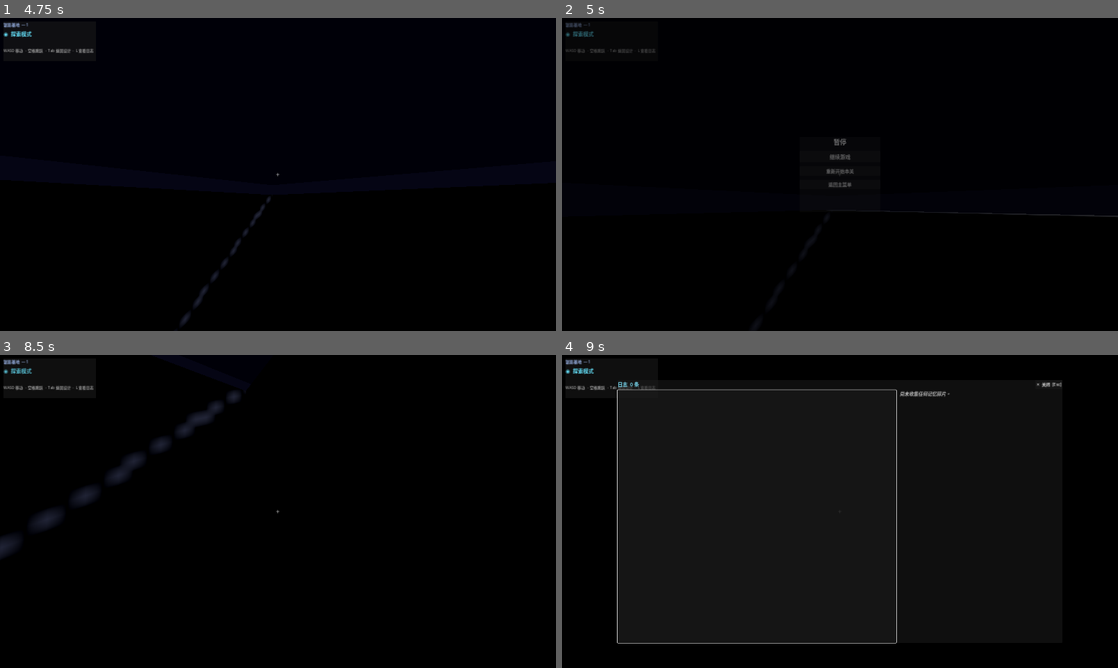
Above: before the commit, frames 1-4 (two rows, left to right).
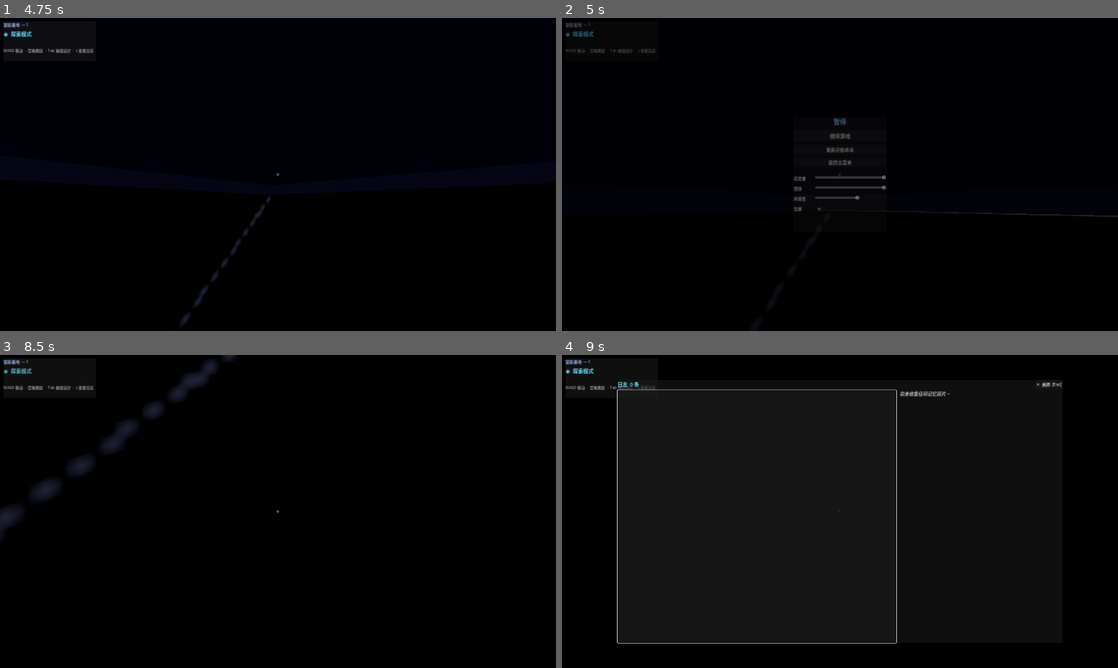
Above: after the commit, the same moments.

Repository: kanayuki/Mirror-Cosmos
Game: Godot game, scene res://scenes/ui/main_menu.tscn
The game is run twice, just before and just after one commit, with the same random seed, the same clock (stepped at 60 frames per second) and the same inputs.
Inputs (mouse positions are in pixels of both pictures, inside the frame that each line leads up to):
- Up to frame 1 (4.75 s): move the mouse to (400, 158) at 0.52 s; hold D (move_right) 0.53-1.25 s; hold L (open_log) 0.53-1.25 s; click (400, 158) at 0.67 s; tap Space (jump) at 0.77, 2.27, 3.77, 4.52 s; click "新游戏" at 1.25 s; tap Enter at 2 s; move the mouse to (166, 190) at 2.02 s; hold S (move_back) 2.03-2.78 s; tap Tab (switch_mode) at 2.1, 3.6 s; click (166, 190) at 2.17 s; move the mouse to (289, 168) at 2.77 s; hold L (open_log) 2.78-3.53 s; hold W (move_forward) from 2.78 s (still down); click (289, 168) at 2.92 s; move the mouse to (272, 180) at 3.52 s; click (272, 180) at 3.67 s; move the mouse to (316, 177) at 4.27 s; hold L (open_log) from 4.28 s (still down); click (316, 177) at 4.42 s
- Up to frame 2 (5 s): keep holding W (move_forward); keep holding L (open_log); tap Escape (ui_cancel) at 4.9 s
- Up to frame 3 (8.5 s): release W (move_forward) at 5 s; release L (open_log) at 5 s; click "继续游戏" at 5 s; move the mouse to (233, 508) at 5.77 s; hold W (move_forward) 5.78-6.53 s; tap Tab (switch_mode) at 5.85, 8.1 s; click (233, 508) at 5.92 s; tap Space (jump) at 6.02, 8, 8.27 s; move the mouse to (305, 511) at 6.52 s; hold S (move_back) 6.53-7.25 s; hold L (open_log) 6.53-7.25 s; click (305, 511) at 6.67 s; click "✕ 关闭 [Esc]" at 7.25 s; move the mouse to (194, 433) at 8.02 s; hold D (move_right) from 8.03 s (still down); click (194, 433) at 8.17 s
- Up to frame 4 (9 s): move the mouse to (867, 511) at 8.77 s; release D (move_right) at 8.78 s; hold W (move_forward) from 8.78 s (still down); hold L (open_log) from 8.78 s (still down); click (867, 511) at 8.92 s

Frame 1 is identical in both runs. In frame 2, 0.7% of the frame differs, in the area x 41-59%, y 32-62%; in frame 3, 2.7%, in the area x 0-44%, y 0-65%; in frame 4, nothing differs.

Commit message:
Code review fixes + Phase 4: audio infrastructure and settings
Review fixes:
- hud.gd: guard _refresh() call after await in _on_puzzle_solved with
  is_inside_tree() — prevents crash if scene freed during the 2.2s wait
- placement_system.gd: connect mode_changed → _hide_ghost() so ghost is
  hidden immediately on Tab switch, not deferred to the next mouse event

AudioManager autoload (new):
- Creates SFX and Ambient buses at runtime (no editor bus layout needed)
- 4-player SFX pool: finds a free slot, falls back to interrupting oldest
- Ambient looped via finished signal reconnect
- Silently skips missing .ogg files — safe to ship without audio assets
- Wires to GameManager/LogManager signals: mirror_placed, mirror_removed,
  mirror_rotated, puzzle_solved, mode_changed, level_loaded, log_collected

SettingsManager autoload (new):
- Persists master/sfx/ambient volumes + fullscreen to user://settings.json
- Loaded and applied on _ready(); audio applied via call_deferred to ensure
  AudioManager is initialised first
- Public setters (set_master_volume etc.) delegate to AudioManager

pause_menu.tscn / pause_menu.gd:
- Added volume sliders (master, sfx, ambient) + fullscreen CheckButton
- Sliders initialised from SettingsManager on open; changes applied in
  real time via value_changed; saved on _close() and _on_main_menu()

audio/sfx/README.md + audio/ambient/README.md:
- Documents expected filenames, formats, and LUFS targets for audio artist

https://claude.ai/code/session_01Rmf1hiRayPGCpekRyBLCcc

Diff:
--- /dev/null
+++ b/autoload/audio_manager.gd
@@ -0,0 +1,100 @@
+## AudioManager — Autoload singleton for all in-game audio.
+##
+## SFX pool: 4 concurrent AudioStreamPlayers on the "SFX" bus.
+## Ambient: one looping player on the "Ambient" bus.
+##
+## Audio files live in res://audio/sfx/ and res://audio/ambient/.
+## If a file is missing the call is silently ignored — safe to ship
+## without audio assets and drop them in later.
+extends Node
+
+const SFX_POOL_SIZE := 4
+
+const SFX_PATHS: Dictionary = {
+	"mirror_place":       "res://audio/sfx/mirror_place.ogg",
+	"mirror_remove":      "res://audio/sfx/mirror_remove.ogg",
+	"mirror_rotate":      "res://audio/sfx/mirror_rotate.ogg",
+	"beam_solved":        "res://audio/sfx/beam_solved.ogg",
+	"fragment_collect":   "res://audio/sfx/fragment_collect.ogg",
+	"mode_switch":        "res://audio/sfx/mode_switch.ogg",
+	"ui_click":           "res://audio/sfx/ui_click.ogg",
+	"level_complete":     "res://audio/sfx/level_complete.ogg",
+}
+
+const AMBIENT_PATH := "res://audio/ambient/space_ambient.ogg"
+
+var _sfx_pool:      Array[AudioStreamPlayer] = []
+var _ambient:       AudioStreamPlayer        = null
+var _sfx_cache:     Dictionary               = {}  # key → AudioStream
+
+func _ready() -> void:
+	_ensure_buses()
+	_preload_sfx()
+	_setup_players()
+	_connect_signals()
+
+# ── Setup ──────────────────────────────────────────────────────────────────
+func _ensure_buses() -> void:
+	for bus_name: String in ["SFX", "Ambient"]:
+		if AudioServer.get_bus_index(bus_name) == -1:
+			AudioServer.add_bus()
+			var idx := AudioServer.bus_count - 1
+			AudioServer.set_bus_name(idx, bus_name)
+			AudioServer.set_bus_send(idx, "Master")
+
+func _preload_sfx() -> void:
+	for key: String in SFX_PATHS:
+		var path: String = SFX_PATHS[key]
+		if ResourceLoader.exists(path):
+			_sfx_cache[key] = ResourceLoader.load(path)
+
+func _setup_players() -> void:
+	# SFX pool
+	for _i in SFX_POOL_SIZE:
+		var p := AudioStreamPlayer.new()
+		p.bus = "SFX"
+		add_child(p)
+		_sfx_pool.append(p)
+
+	# Ambient loop
+	_ambient = AudioStreamPlayer.new()
+	_ambient.bus = "Ambient"
+	_ambient.volume_db = -6.0
+	add_child(_ambient)
+	if ResourceLoader.exists(AMBIENT_PATH):
+		_ambient.stream = ResourceLoader.load(AMBIENT_PATH)
+		_ambient.finished.connect(_ambient.play)  # loop manually
+		_ambient.play()
+
+func _connect_signals() -> void:
+	GameManager.mirror_placed.connect(func(_d):  play_sfx("mirror_place"))
+	GameManager.mirror_removed.connect(func(_p): play_sfx("mirror_remove"))
+	GameManager.mirror_rotated.connect(func(_d): play_sfx("mirror_rotate"))
+	GameManager.puzzle_solved.connect(func():    play_sfx("beam_solved"))
+	GameManager.mode_changed.connect(func(_m):   play_sfx("mode_switch"))
+	GameManager.level_loaded.connect(func(_d):   play_sfx("level_complete"))
+	LogManager.log_collected.connect(func(_e):   play_sfx("fragment_collect"))
+
+# ── Public API ─────────────────────────────────────────────────────────────
+func play_sfx(key: String) -> void:
+	if key not in _sfx_cache:
+		return
+	# Find a free player; fall back to interrupting the first one
+	var player := _sfx_pool.filter(func(p: AudioStreamPlayer): return not p.playing)
+	var p: AudioStreamPlayer = player[0] if not player.is_empty() else _sfx_pool[0]
+	p.stream = _sfx_cache[key]
+	p.play()
+
+func set_master_volume(linear: float) -> void:
+	AudioServer.set_bus_volume_db(0,
+		linear_to_db(maxf(linear, 0.001)))
+
+func set_sfx_volume(linear: float) -> void:
+	var idx := AudioServer.get_bus_index("SFX")
+	if idx != -1:
+		AudioServer.set_bus_volume_db(idx, linear_to_db(maxf(linear, 0.001)))
+
+func set_ambient_volume(linear: float) -> void:
+	var idx := AudioServer.get_bus_index("Ambient")
+	if idx != -1:
+		AudioServer.set_bus_volume_db(idx, linear_to_db(maxf(linear, 0.001)))
--- /dev/null
+++ b/autoload/settings_manager.gd
@@ -0,0 +1,74 @@
+## SettingsManager — Autoload singleton for user preferences.
+## Persists to user://settings.json.
+## Applied immediately on load so the window state is correct from frame 1.
+extends Node
+
+const SETTINGS_PATH := "user://settings.json"
+
+var master_volume:  float = 1.0
+var sfx_volume:     float = 1.0
+var ambient_volume: float = 0.60
+var fullscreen:     bool  = false
+
+func _ready() -> void:
+	_load()
+	_apply()
+
+# ── Public API ─────────────────────────────────────────────────────────────
+func set_master_volume(v: float) -> void:
+	master_volume = clampf(v, 0.0, 1.0)
+	AudioManager.set_master_volume(master_volume)
+
+func set_sfx_volume(v: float) -> void:
+	sfx_volume = clampf(v, 0.0, 1.0)
+	AudioManager.set_sfx_volume(sfx_volume)
+
+func set_ambient_volume(v: float) -> void:
+	ambient_volume = clampf(v, 0.0, 1.0)
+	AudioManager.set_ambient_volume(ambient_volume)
+
+func set_fullscreen(enabled: bool) -> void:
+	fullscreen = enabled
+	DisplayServer.window_set_mode(
+		DisplayServer.WINDOW_MODE_FULLSCREEN if enabled \
+		else DisplayServer.WINDOW_MODE_WINDOWED
+	)
+
+func save() -> void:
+	var data := {
+		"master_volume":  master_volume,
+		"sfx_volume":     sfx_volume,
+		"ambient_volume": ambient_volume,
+		"fullscreen":     fullscreen,
+	}
+	var file := FileAccess.open(SETTINGS_PATH, FileAccess.WRITE)
+	if file == null:
+		push_error("SettingsManager: cannot write to %s" % SETTINGS_PATH)
+		return
+	file.store_string(JSON.stringify(data, "\t"))
+
+# ── Internal ───────────────────────────────────────────────────────────────
+func _load() -> void:
+	if not FileAccess.file_exists(SETTINGS_PATH):
+		return
+	var file := FileAccess.open(SETTINGS_PATH, FileAccess.READ)
+	if file == null:
+		return
+	var parsed: Variant = JSON.parse_string(file.get_as_text())
+	if not parsed is Dictionary:
+		return
+	var d := parsed as Dictionary
+	master_volume  = clampf(float(d.get("master_volume",  1.0)),  0.0, 1.0)
+	sfx_volume     = clampf(float(d.get("sfx_volume",     1.0)),  0.0, 1.0)
+	ambient_volume = clampf(float(d.get("ambient_volume", 0.60)), 0.0, 1.0)
+	fullscreen     = bool(d.get("fullscreen", false))
+
+func _apply() -> void:
+	# AudioManager may not be ready yet (autoload order); defer audio application
+	call_deferred("_apply_audio")
+	set_fullscreen(fullscreen)
+
+func _apply_audio() -> void:
+	AudioManager.set_master_volume(master_volume)
+	AudioManager.set_sfx_volume(sfx_volume)
+	AudioManager.set_ambient_volume(ambient_volume)
--- a/project.godot
+++ b/project.godot
@@ -17,6 +17,8 @@
 GameManager="*res://autoload/game_manager.gd"
 LogManager="*res://autoload/log_manager.gd"
 SaveSystem="*res://autoload/save_system.gd"
+AudioManager="*res://autoload/audio_manager.gd"
+SettingsManager="*res://autoload/settings_manager.gd"
 
 [display]
 
--- a/scenes/ui/pause_menu.tscn
+++ b/scenes/ui/pause_menu.tscn
@@ -19,19 +19,20 @@
 anchor_top = 0.5
 anchor_right = 0.5
 anchor_bottom = 0.5
-offset_left = -140.0
-offset_top = -130.0
-offset_right = 140.0
-offset_bottom = 130.0
+offset_left = -160.0
+offset_top = -200.0
+offset_right = 160.0
+offset_bottom = 200.0
 grow_horizontal = 2
 grow_vertical = 2
 
 [node name="VBox" type="VBoxContainer" parent="Panel"]
-theme_override_constants/separation = 14
+theme_override_constants/separation = 12
 
 [node name="Title" type="Label" parent="Panel/VBox"]
 horizontal_alignment = 1
 theme_override_font_sizes/font_size = 22
+modulate = Color(0.5, 0.9, 1.0, 1)
 text = "暂停"
 
 [node name="BtnResume" type="Button" parent="Panel/VBox"]
@@ -45,3 +46,67 @@
 [node name="BtnMenu" type="Button" parent="Panel/VBox"]
 theme_override_font_sizes/font_size = 16
 text = "返回主菜单"
+
+[node name="Sep" type="HSeparator" parent="Panel/VBox"]
+modulate = Color(0.3, 0.5, 0.8, 0.5)
+
+[node name="MasterRow" type="HBoxContainer" parent="Panel/VBox"]
+theme_override_constants/separation = 10
+
+[node name="MasterLabel" type="Label" parent="Panel/VBox/MasterRow"]
+custom_minimum_size = Vector2(64, 0)
+theme_override_font_sizes/font_size = 14
+text = "总音量"
+vertical_alignment = 1
+
+[node name="MasterSlider" type="HSlider" parent="Panel/VBox/MasterRow"]
+size_flags_horizontal = 3
+min_value = 0.0
+max_value = 1.0
+step = 0.01
+value = 1.0
+
+[node name="SfxRow" type="HBoxContainer" parent="Panel/VBox"]
+theme_override_constants/separation = 10
+
+[node name="SfxLabel" type="Label" parent="Panel/VBox/SfxRow"]
+custom_minimum_size = Vector2(64, 0)
+theme_override_font_sizes/font_size = 14
+text = "音效"
+vertical_alignment = 1
+
+[node name="SfxSlider" type="HSlider" parent="Panel/VBox/SfxRow"]
+size_flags_horizontal = 3
+min_value = 0.0
+max_value = 1.0
+step = 0.01
+value = 1.0
+
+[node name="AmbRow" type="HBoxContainer" parent="Panel/VBox"]
+theme_override_constants/separation = 10
+
+[node name="AmbLabel" type="Label" parent="Panel/VBox/AmbRow"]
+custom_minimum_size = Vector2(64, 0)
+theme_override_font_sizes/font_size = 14
+text = "环境音"
+vertical_alignment = 1
+
+[node name="AmbSlider" type="HSlider" parent="Panel/VBox/AmbRow"]
+size_flags_horizontal = 3
+min_value = 0.0
+max_value = 1.0
+step = 0.01
+value = 0.6
+
+[node name="FsRow" type="HBoxContainer" parent="Panel/VBox"]
+theme_override_constants/separation = 10
+
+[node name="FsLabel" type="Label" parent="Panel/VBox/FsRow"]
+custom_minimum_size = Vector2(64, 0)
+theme_override_font_sizes/font_size = 14
+text = "全屏"
+vertical_alignment = 1
+
+[node name="FsCheck" type="CheckButton" parent="Panel/VBox/FsRow"]
+theme_override_font_sizes/font_size = 14
+text = ""
--- a/scripts/hud.gd
+++ b/scripts/hud.gd
@@ -25,9 +25,12 @@
 	tw.tween_property(_mode_label, "modulate:a", 1.0, 0.20)
 
 func _on_puzzle_solved() -> void:
-	_hint_label.text    = "★  已解谜！"
+	_hint_label.text     = "★  已解谜！"
 	_hint_label.modulate = Color(1.0, 0.9, 0.2)
 	await get_tree().create_timer(2.2).timeout
+	# Guard: scene may have changed (quit to menu) during the wait
+	if not is_inside_tree():
+		return
 	_refresh()
 
 func _refresh() -> void:
--- a/scripts/pause_menu.gd
+++ b/scripts/pause_menu.gd
@@ -1,14 +1,19 @@
 ## Pause menu — shown with Escape key during gameplay.
 ## Does not use SceneTree.paused to avoid stopping tweens/signals;
 ## instead it blocks input via its own _unhandled_input.
+## Also hosts volume sliders and fullscreen toggle (saved on close).
 extends CanvasLayer
 
 const MAIN_MENU_SCENE := "res://scenes/ui/main_menu.tscn"
 
-@onready var _panel:       Control = $Panel
-@onready var _btn_resume:  Button  = $Panel/VBox/BtnResume
-@onready var _btn_restart: Button  = $Panel/VBox/BtnRestart
-@onready var _btn_menu:    Button  = $Panel/VBox/BtnMenu
+@onready var _panel:         Control     = $Panel
+@onready var _btn_resume:    Button      = $Panel/VBox/BtnResume
+@onready var _btn_restart:   Button      = $Panel/VBox/BtnRestart
+@onready var _btn_menu:      Button      = $Panel/VBox/BtnMenu
+@onready var _master_slider: HSlider    = $Panel/VBox/MasterRow/MasterSlider
+@onready var _sfx_slider:    HSlider    = $Panel/VBox/SfxRow/SfxSlider
+@onready var _amb_slider:    HSlider    = $Panel/VBox/AmbRow/AmbSlider
+@onready var _fs_check:      CheckButton = $Panel/VBox/FsRow/FsCheck
 
 var _open: bool = false
 
@@ -17,6 +22,18 @@
 	_btn_resume.pressed.connect(_close)
 	_btn_restart.pressed.connect(_on_restart)
 	_btn_menu.pressed.connect(_on_main_menu)
+
+	# Initialise controls from current settings
+	_master_slider.value = SettingsManager.master_volume
+	_sfx_slider.value    = SettingsManager.sfx_volume
+	_amb_slider.value    = SettingsManager.ambient_volume
+	_fs_check.button_pressed = SettingsManager.fullscreen
+
+	# Wire sliders — apply immediately so player hears the change in real time
+	_master_slider.value_changed.connect(func(v): SettingsManager.set_master_volume(v))
+	_sfx_slider.value_changed.connect(func(v):    SettingsManager.set_sfx_volume(v))
+	_amb_slider.value_changed.connect(func(v):    SettingsManager.set_ambient_volume(v))
+	_fs_check.toggled.connect(func(on):           SettingsManager.set_fullscreen(on))
 
 func _unhandled_input(event: InputEvent) -> void:
 	if event.is_action_pressed("ui_cancel"):
@@ -36,11 +53,11 @@
 
 func _close() -> void:
 	_open = false
+	SettingsManager.save()  # Persist any changes made while paused
 	var tw := create_tween()
 	tw.tween_property(_panel, "modulate:a", 0.0, 0.15)
 	tw.tween_callback(func():
 		visible = false
-		# Restore mouse mode to what it was before pausing
 		if GameManager.current_mode == GameManager.Mode.EXPLORE:
 			Input.set_mouse_mode(Input.MOUSE_MODE_CAPTURED)
 	)
@@ -53,6 +70,7 @@
 func _on_main_menu() -> void:
 	_open = false
 	visible = false
+	SettingsManager.save()
 	SaveSystem.save(GameManager.current_level_index)
 	Input.set_mouse_mode(Input.MOUSE_MODE_VISIBLE)
 	get_tree().change_scene_to_file(MAIN_MENU_SCENE)
--- a/scripts/placement_system.gd
+++ b/scripts/placement_system.gd
@@ -16,6 +16,8 @@
 
 func _ready() -> void:
 	GameManager.level_loaded.connect(_on_level_loaded)
+	# Hide ghost immediately when switching to explore — don't wait for a mouse event
+	GameManager.mode_changed.connect(func(_m): _hide_ghost())
 
 func _on_level_loaded(_data: LevelData) -> void:
 	if _ghost == null:
Not shown, added: audio/ambient/README.md
Not shown, added: audio/sfx/README.md
